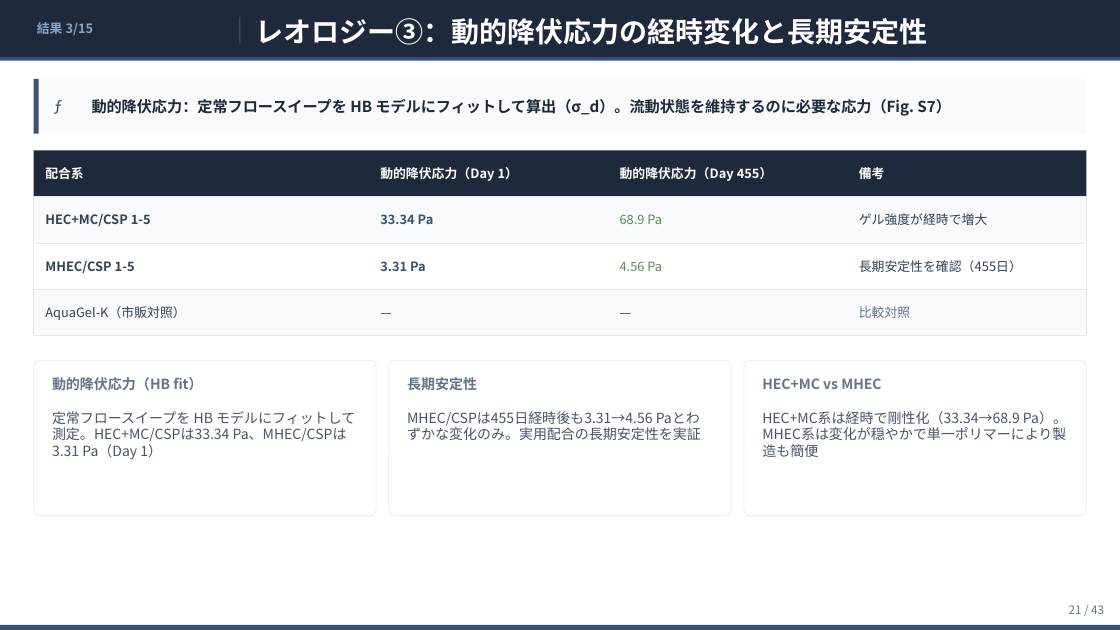
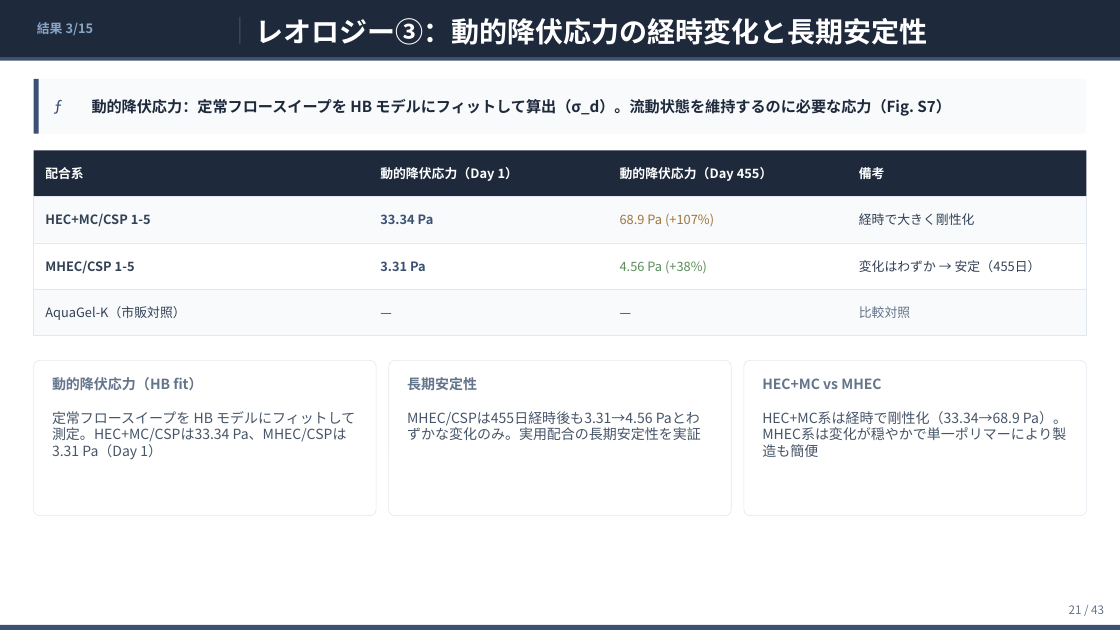
Before and after one commit to ytaisei0525-design/my-first-claude, a slide deck: slide 21 of slides.pptx. Drawn at 1120x630 pixels with LibreOffice and Linux fonts; fonts in the diff are those of the drawing. Boxes give left, top, right and bottom in pixels: in the first picture for what was removed or moved away, otherwise in the second. Text is boxed around its words. In the diff, an @@ line names an element or a change of style, - is before the commit and + after.

```diff
--- a/slides.pptx
+++ b/slides.pptx
@@ text at (620, 213, 714, 227): text changed; text colour #5B8C5A to #9F7639 @@
-68.9 Pa
+68.9 Pa (+107%)
@@ text at (859, 213, 975, 225): text changed @@
-ゲル強度が経時で増大
+経時で大きく剛性化
@@ text at (620, 260, 707, 274): text changed @@
-4.56 Pa
+4.56 Pa (+38%)
@@ text at (859, 260, 1041, 272): text changed @@
-長期安定性を確認（455日）
+変化はわずか → 安定（455日）
```
Also in this commit, not shown: 3 other files.
